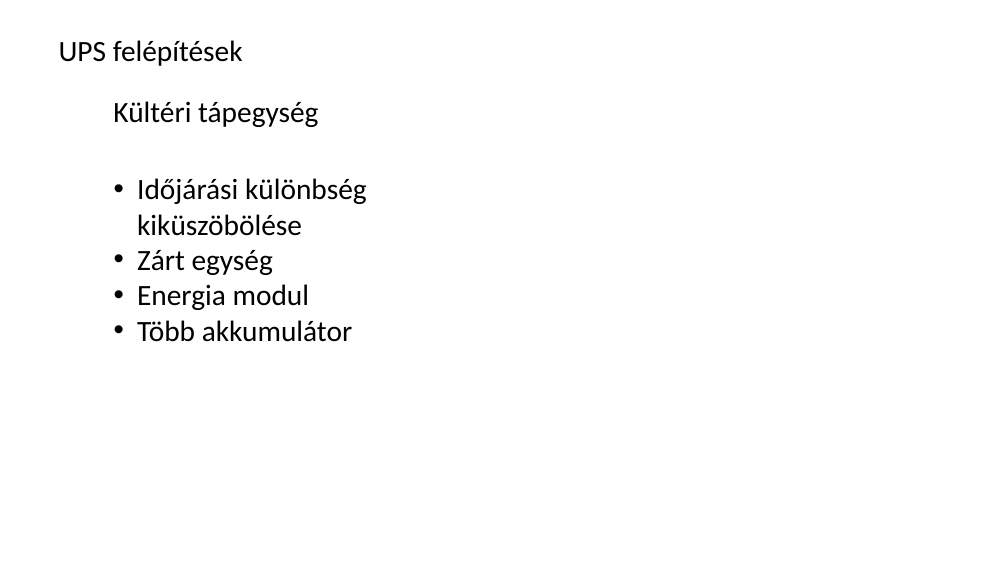
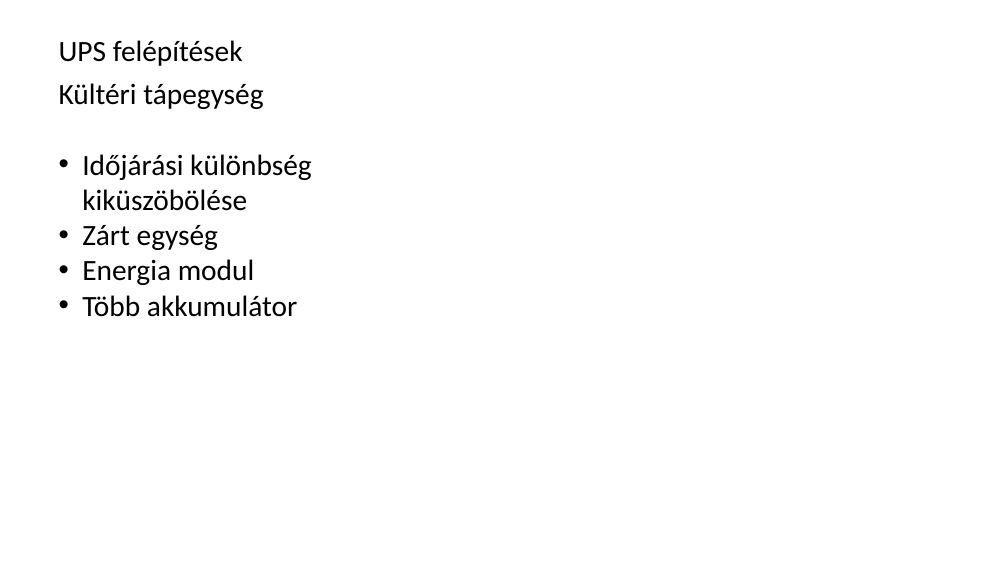
Before and after one commit to RCsSto/cad-cam-szunetment, a slide deck: slide 20 of CADCAM.pptx (slide 19 before the commit). Drawn at 1008x567 pixels with LibreOffice and Linux fonts; fonts in the diff are those of the drawing. Boxes give left, top, right and bottom in pixels: in the first picture for what was removed or moved away, otherwise in the second. Text is boxed around its words. In the diff, an @@ line names an element or a change of style, - is before the commit and + after.

```diff
--- a/CADCAM.pptx
+++ b/CADCAM.pptx
@@ text "Kültéri tápegység": place and size @@
-text "Kültéri tápegység" at bbox=[137, 178, 367, 342]
+text "Kültéri tápegység" at bbox=[59, 83, 312, 317]
@@ text at bbox=[59, 83, 263, 109]: paragraph added @@
+Kültéri tápegység
@@ text removed at bbox=[113, 101, 318, 127] @@
-Kültéri tápegység
```
Also in this commit, not shown: 13 other slides changed, 3 slides added, 2 slides removed, 1 other file.
